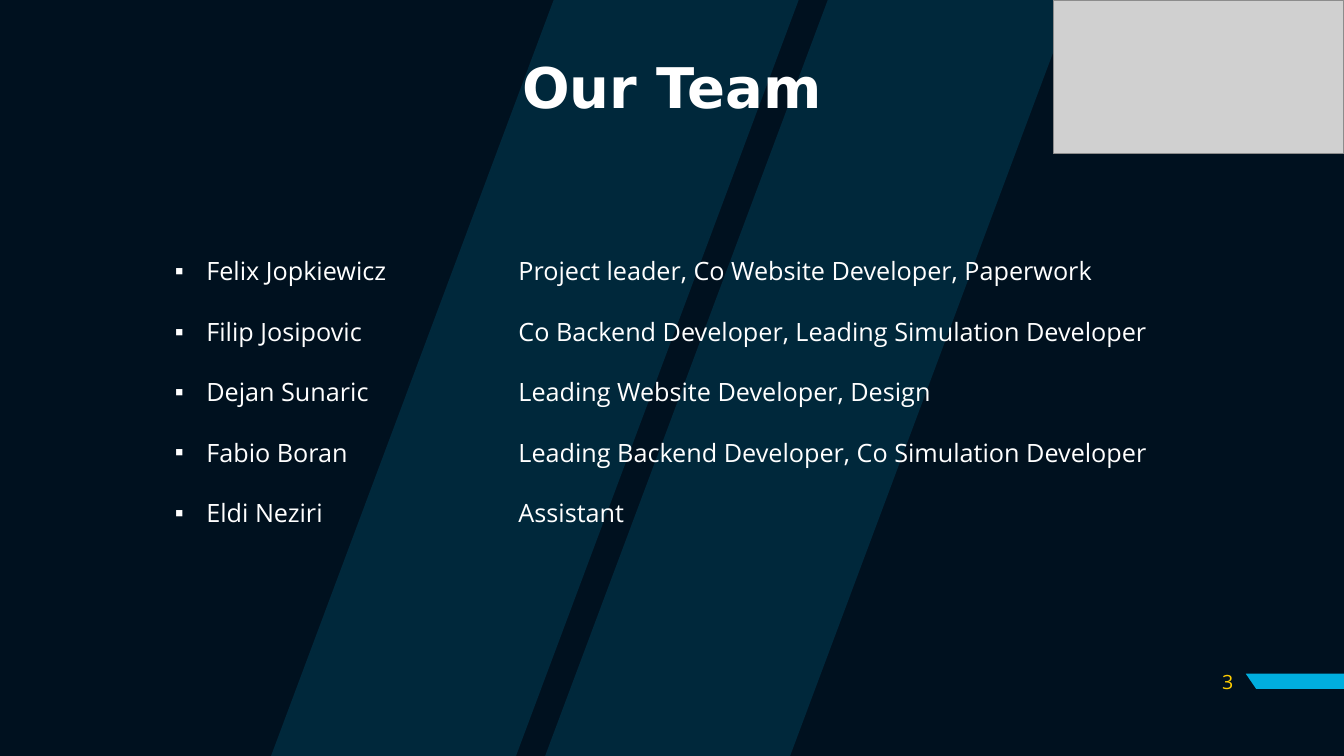
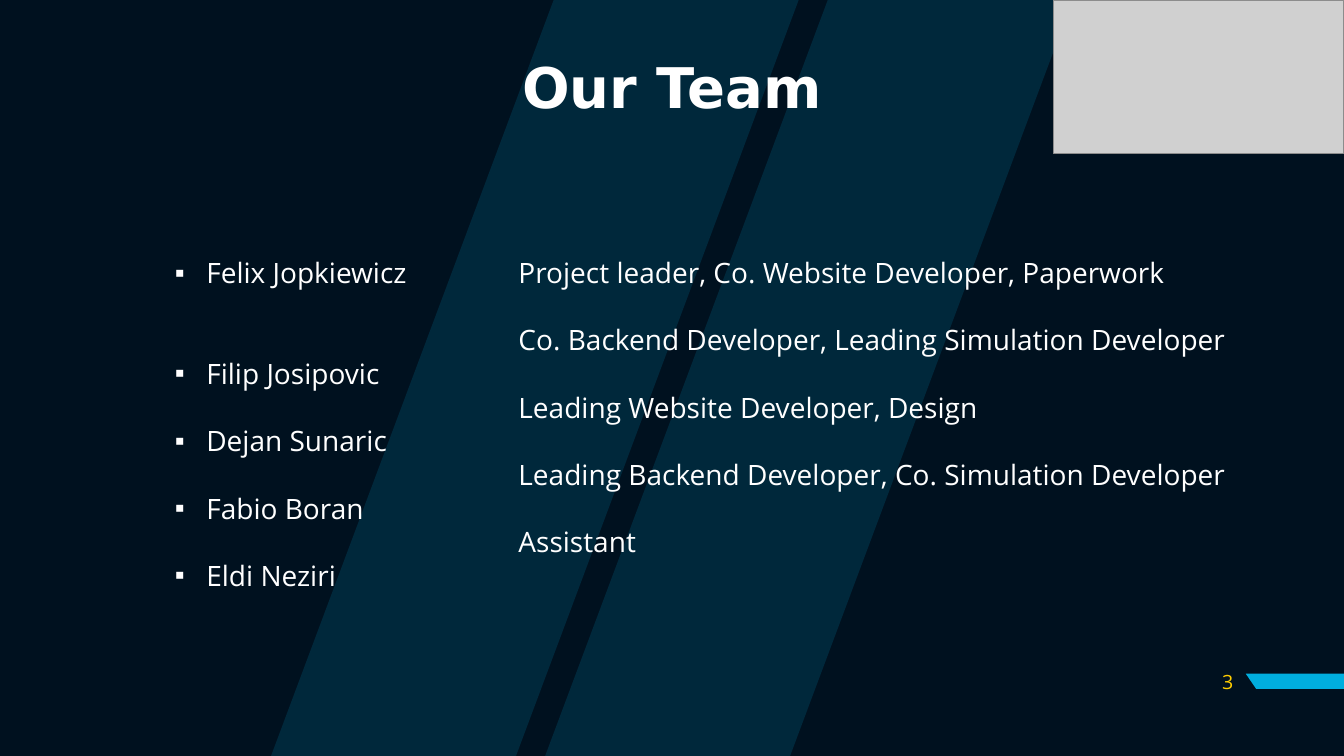
Before and after one commit to filipjosipovic/OverTime, a slide deck: slide 3 of SYP- Präsi (1).pptx. Drawn at 1344x756 pixels with LibreOffice and Linux fonts; fonts in the diff are those of the drawing; grey boxes stand for pictures. Boxes give left, top, right and bottom in pixels: in the first picture for what was removed or moved away, otherwise in the second. Text is boxed around its words. In the diff, an @@ line names an element or a change of style, - is before the commit and + after.

```diff
--- a/SYP- Präsi (1).pptx
+++ b/SYP- Präsi (1).pptx
@@ text "Felix Jopkiewicz" at (206,261,407,587): size 18 to 20 pt @@
@@ text at (518,261,1225,357): text changed; size 18 to 20 pt @@
-Project leader, Co Website Developer, Paperwork
-Co Backend Developer, Leading Simulation Developer
+Project leader, Co. Website Developer, Paperwork
+Co. Backend Developer, Leading Simulation Developer
@@ text at (518,396,977,553): size 18 to 20 pt in "Leading Website Developer, Design", "Assistant" @@
@@ text at (518,463,1225,492): text changed; size 18 to 20 pt @@
-Leading Backend Developer, Co Simulation Developer
+Leading Backend Developer, Co. Simulation Developer
```
Also in this commit, not shown: 2 other slides changed.
